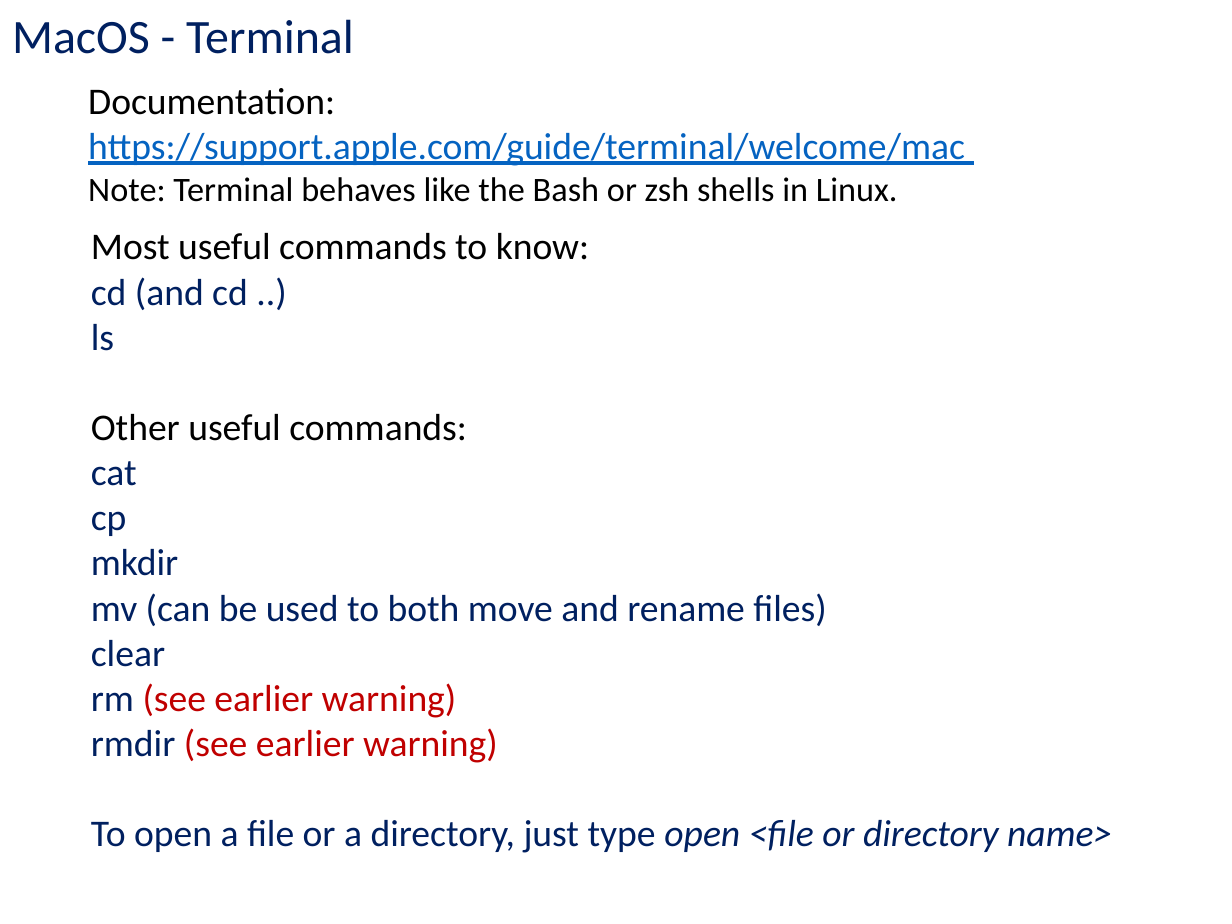
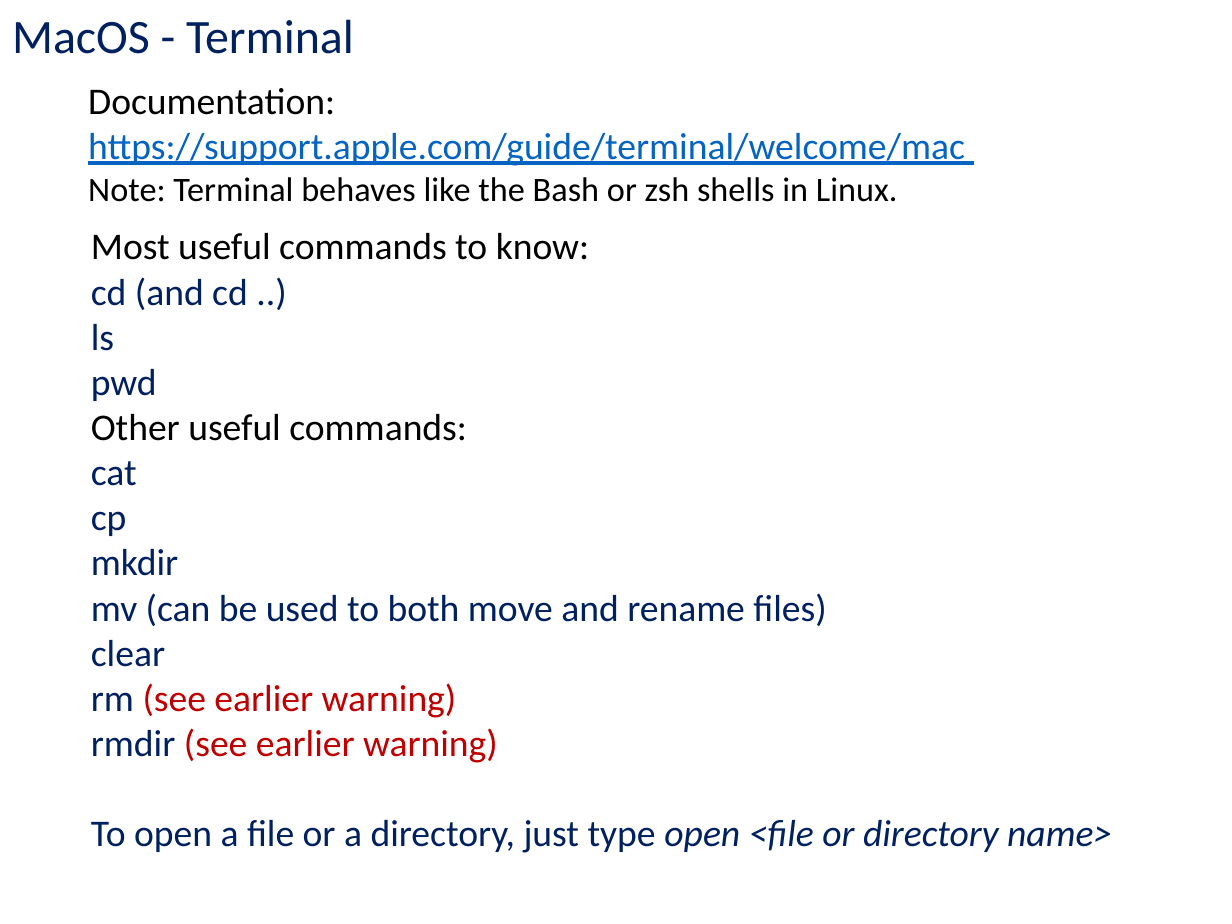
Before and after one commit to kc13/CS401MD, a slide deck: slide 6 of cs401_lab1_1_31_20.pptx. Drawn at 1232x924 pixels with LibreOffice and Linux fonts; fonts in the diff are those of the drawing. Boxes give left, top, right and bottom in pixels: in the first picture for what was removed or moved away, otherwise in the second. Text is boxed around its words. In the diff, an @@ line names an element or a change of style, - is before the commit and + after.

Commit message:
For Lab #2, 1/31/20

```diff
--- a/cs401_lab1_1_31_20.pptx
+++ b/cs401_lab1_1_31_20.pptx
@@ text at box(91, 369, 157, 401): paragraph added @@
+  pwd
```
